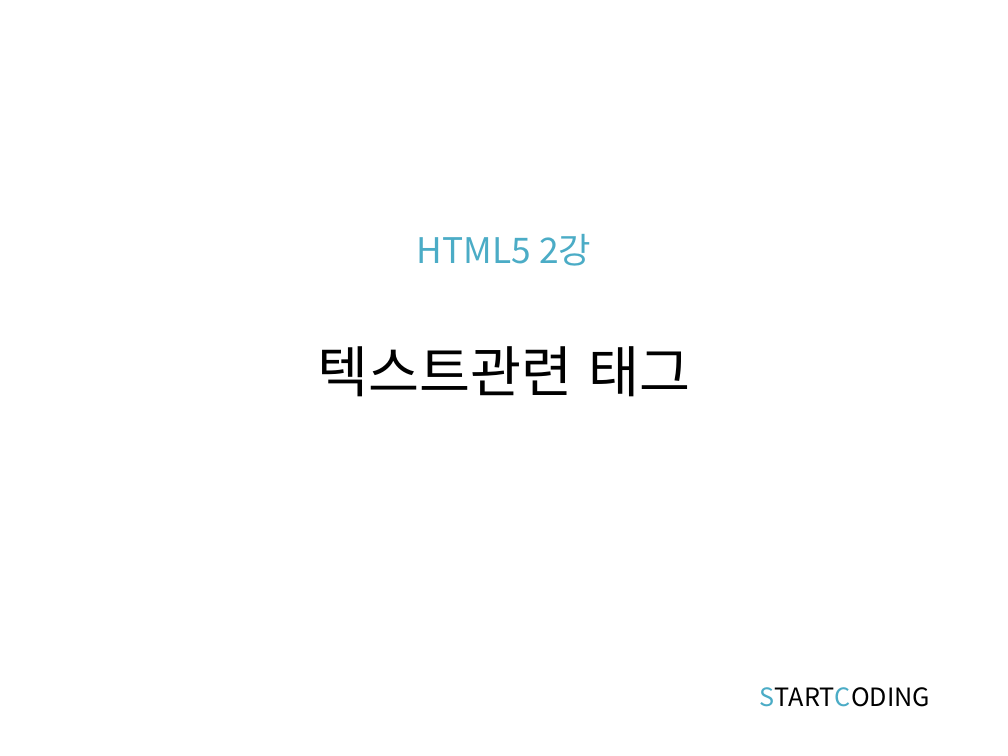
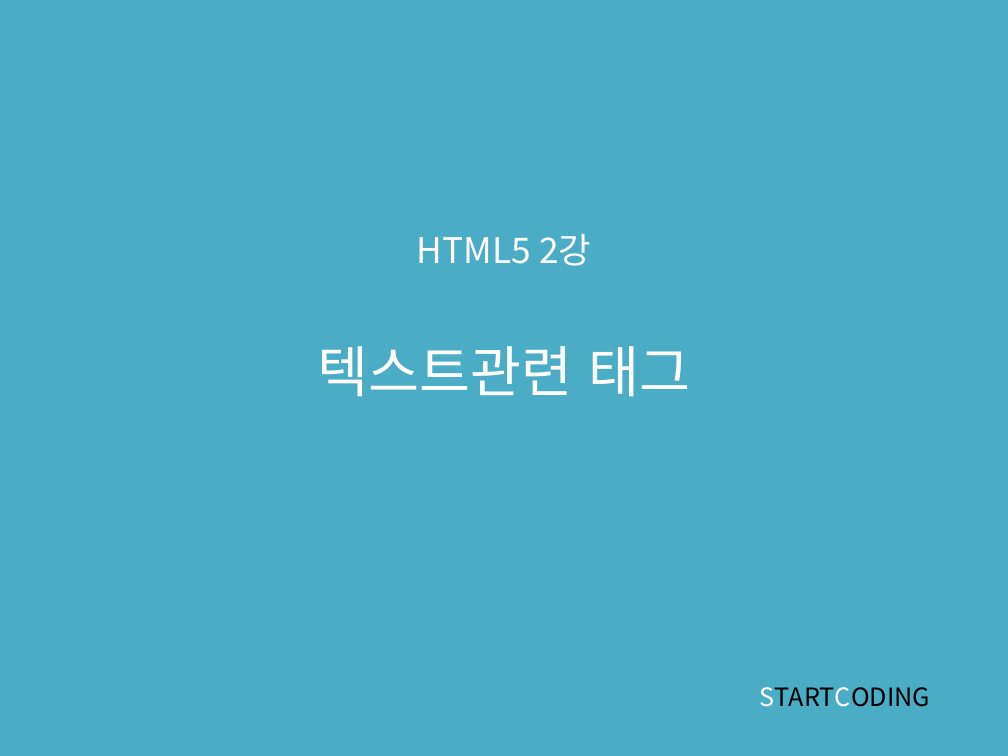
Before and after one commit to kwonkijun/web, a slide deck: slide 1 of 프론트엔드기초(PPT)/HTML5 2강_텍스트관련태그.pptx. Drawn at 1008x756 pixels with LibreOffice and Linux fonts; fonts in the diff are those of the drawing. Boxes give left, top, right and bottom in pixels: in the first picture for what was removed or moved away, otherwise in the second. Text is boxed around its words. In the diff, an @@ line names an element or a change of style, - is before the commit and + after.

```diff
--- a/프론트엔드기초(PPT)/HTML5 2강_텍스트관련태그.pptx
+++ b/프론트엔드기초(PPT)/HTML5 2강_텍스트관련태그.pptx
@@ background #FFFFFF to #4BACC6 @@
@@ title "HTML5 2강 텍스트관련 태그" at (318, 234, 690, 397): text colour #4BACC6 to #FFFFFF in "HTML5 2강"; text colour #000000 to #FFFFFF in "텍스트관련 태그" @@
@@ text "STARTCODING" at (760, 687, 930, 707): text colour #4BACC6 to #FFFFFF in "STARTCODING" @@
```
Also in this commit, not shown: 30 other files.
